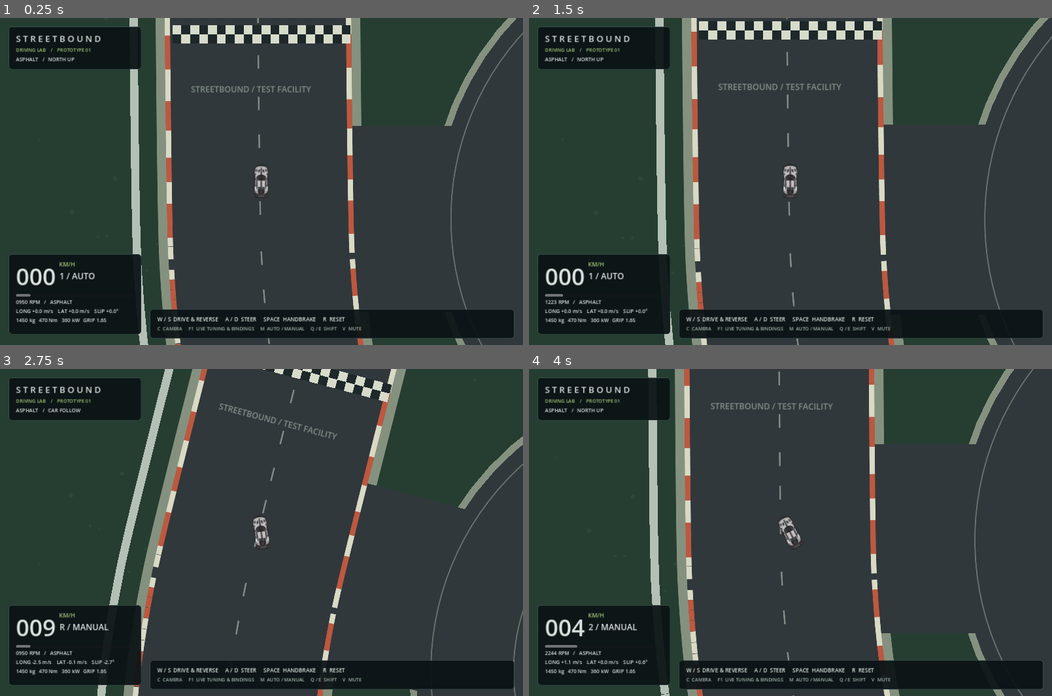
Above: before the commit, frames 1-4 (two rows, left to right).
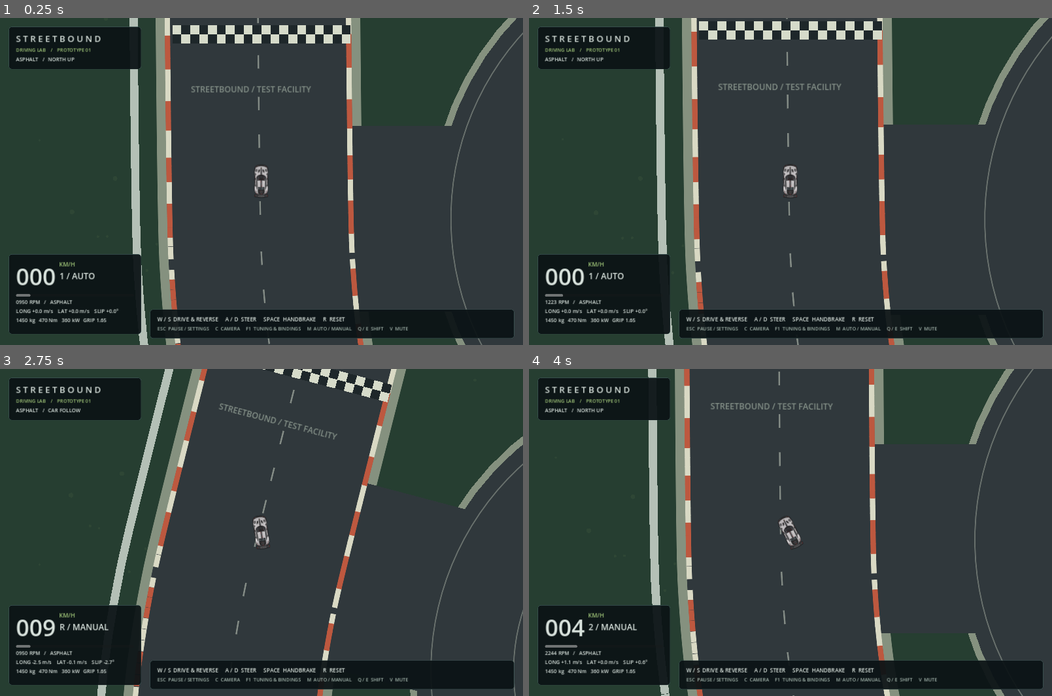
Above: after the commit, the same moments.

Repository: dbattaglia0823-design/Streetbound
Game: Godot game, scene res://scenes/main.tscn
Two runs of this game, one before a commit and one after it. Both use one fixed random seed, a clock stepped at 60 frames per second and the inputs below.
Inputs:
- Up to frame 1 (0.25 s): no input
- Up to frame 2 (1.5 s): tap Enter at 0.5 s; hold D (right) 0.53-1.28 s; tap C (camera) at 0.6 s; hold S (brake) from 1.28 s (still down); tap W (throttle) at 1.35 s
- Up to frame 3 (2.75 s): release S (brake) at 2.03 s; hold D (right) from 2.03 s (still down); tap M (transmission) at 2.1 s
- Up to frame 4 (4 s): release D (right) at 2.78 s; hold E (shift_up) 2.78-3.53 s; tap C (camera) at 2.85 s; hold A (left) from 3.53 s (still down); hold W (throttle) from 3.53 s (still down)

The runs differ from the first frame. In frame 1, 0.3% of the frame differs, in the area x 30-78%, y 94-96%; in frame 2, 0.3%; in frame 3, 0.3%; in frame 4, 0.3%.
Error in both runs: Invalid call. Nonexistent 'bool' constructor. (res://addons/gdt/ui_layout.gd:192)

Commit message:
Integrate and document toolkit pause menu without breaking original Streetbound runtime tests

Diff:
--- a/scripts/ui/driving_hud.gd
+++ b/scripts/ui/driving_hud.gd
@@ -60,7 +60,7 @@
 	var hints := VBoxContainer.new()
 	panel(Vector2(413, 802), Vector2(1003, 68)).add_child(hints)
 	label(hints, "W / S  DRIVE & REVERSE     A / D  STEER     SPACE  HANDBRAKE     R  RESET", 15)
-	label(hints, "C  CAMERA     F1  LIVE TUNING & BINDINGS     M  AUTO / MANUAL     Q / E  SHIFT     V  MUTE", 13, Color("a2b4ab"))
+	label(hints, "ESC  PAUSE / SETTINGS     C  CAMERA     F1  TUNING & BINDINGS     M  AUTO / MANUAL     Q / E  SHIFT     V  MUTE", 13, Color("a2b4ab"))
 	tuning = panel(Vector2(1000, 24), Vector2(416, 750))
 	tuning.visible = false
 	var scroll := ScrollContainer.new()
